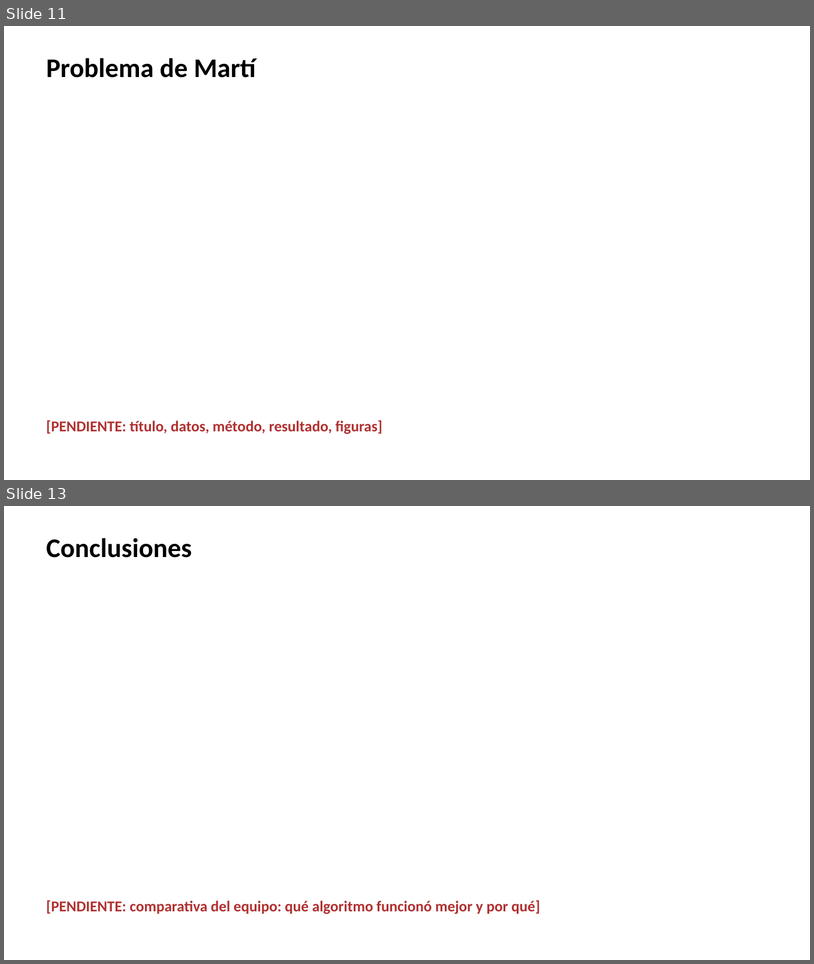
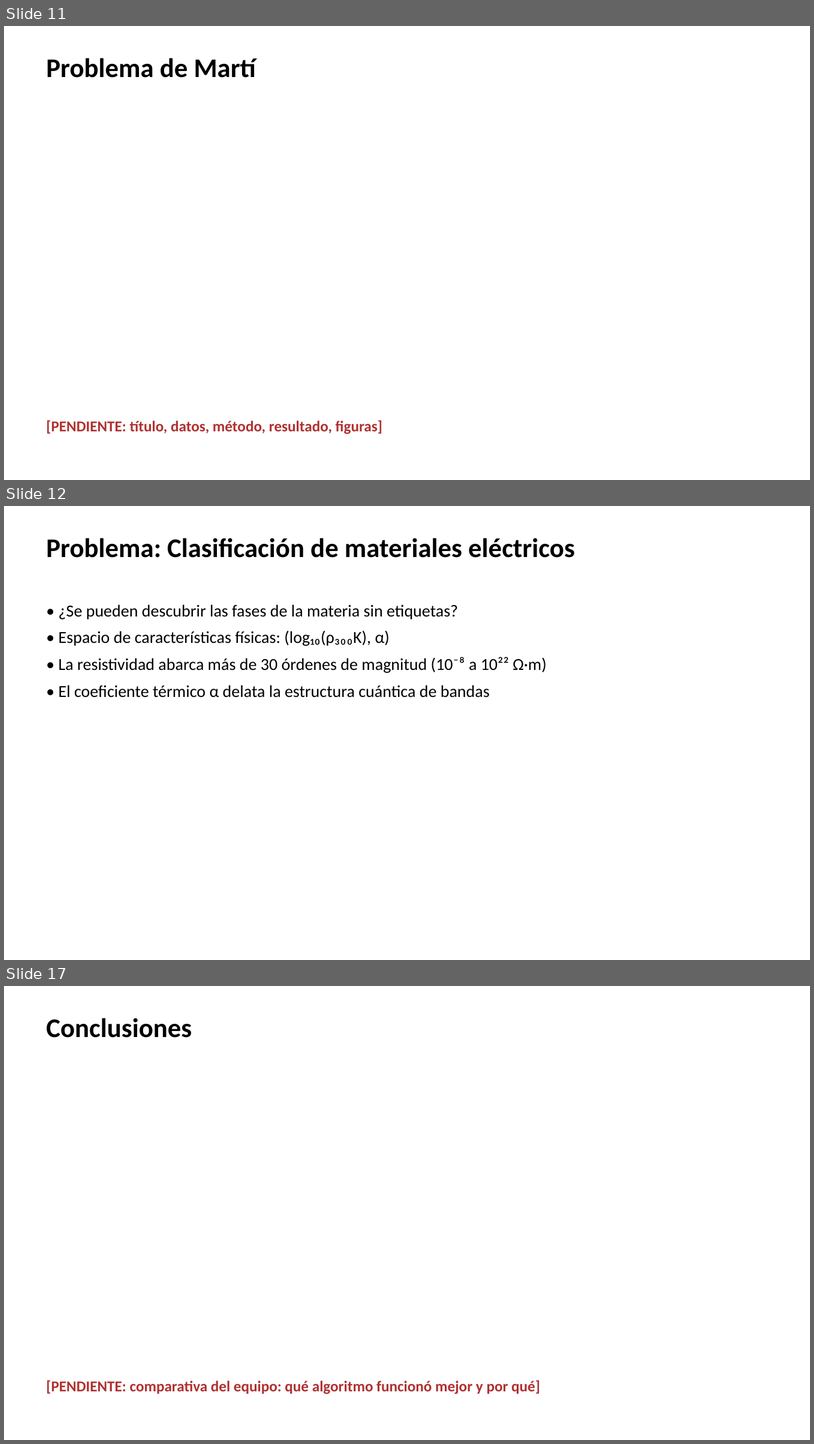
Before and after one commit to ArnauMontull/CPIA-Expo, a slide deck: presentacion/expo_cpia.pptx. Shown one above the other, each under a label of ours: slides 11 and 13 before the commit, slides 11, 12 and 17 after it; the slides between them are not shown. The pictures are 814x964 and 814x1444 pixels, drawn with LibreOffice and Linux fonts; fonts in the diff are those of the drawing. Boxes give left, top, right and bottom in pixels: in the first picture for what was removed or moved away, otherwise in the second. Text is boxed around its words. In the diff, an @@ line names an element or a change of style, - is before the commit and + after.

Commit message:
feat(presentacion): crear diapositivas e integrar presentacion de materiales con notas de orador

```diff
--- a/presentacion/expo_cpia.pptx
+++ b/presentacion/expo_cpia.pptx
@@ slide 12 added at [4, 506, 810, 960], background #FFFFFF @@
@@ text added at [46, 538, 575, 558], 32 pt, text #000000, bold @@
+Problema: Clasificación de materiales eléctricos
@@ text added at [59, 604, 547, 697], 20 pt, text #000000 @@
+• ¿Se pueden descubrir las fases de la materia sin etiquetas?
+• Espacio de características físicas: (log₁₀(ρ₃₀₀K), α)
+• La resistividad abarca más de 30 órdenes de magnitud (10⁻⁸ a 10²² Ω·m)
+• El coeficiente térmico α delata la estructura cuántica de bandas
@@ what was slide 13 is now slide 17 @@
```
Also in this commit, not shown: 4 other slides added, 1 slide removed, 6 other files.
